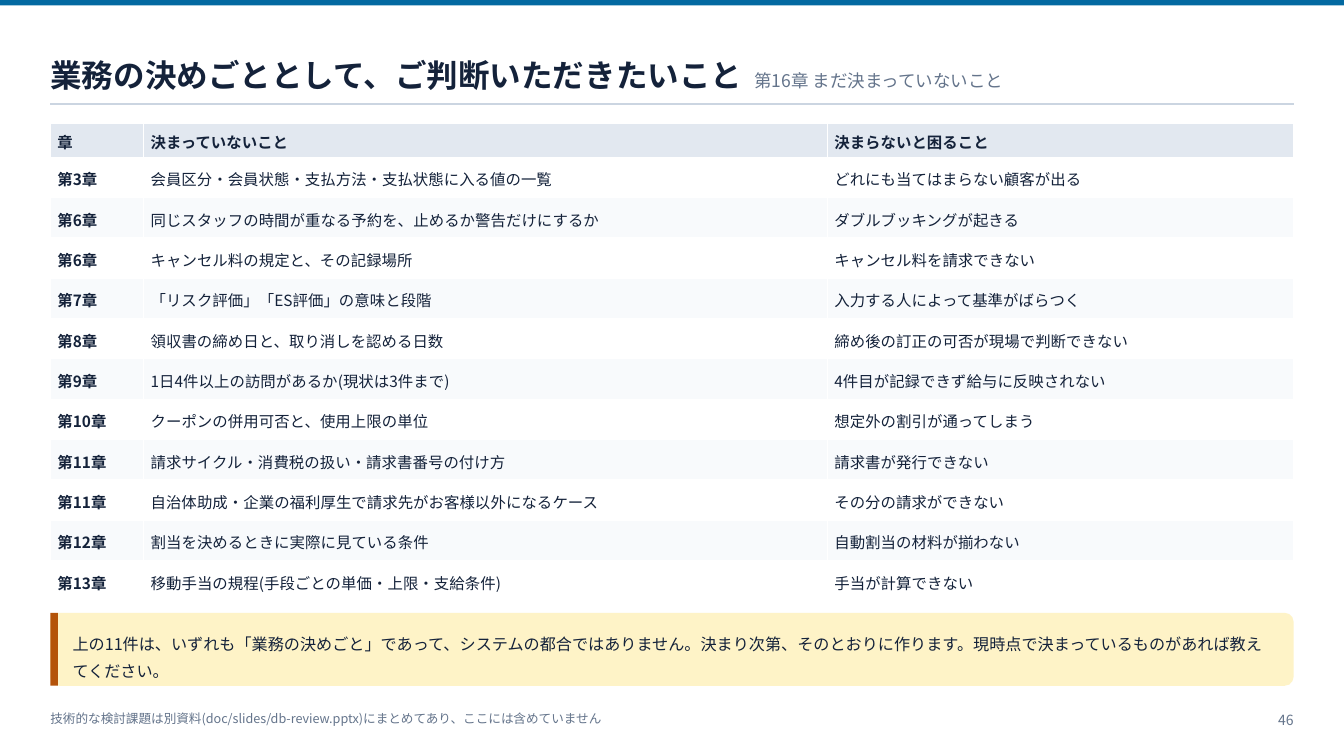
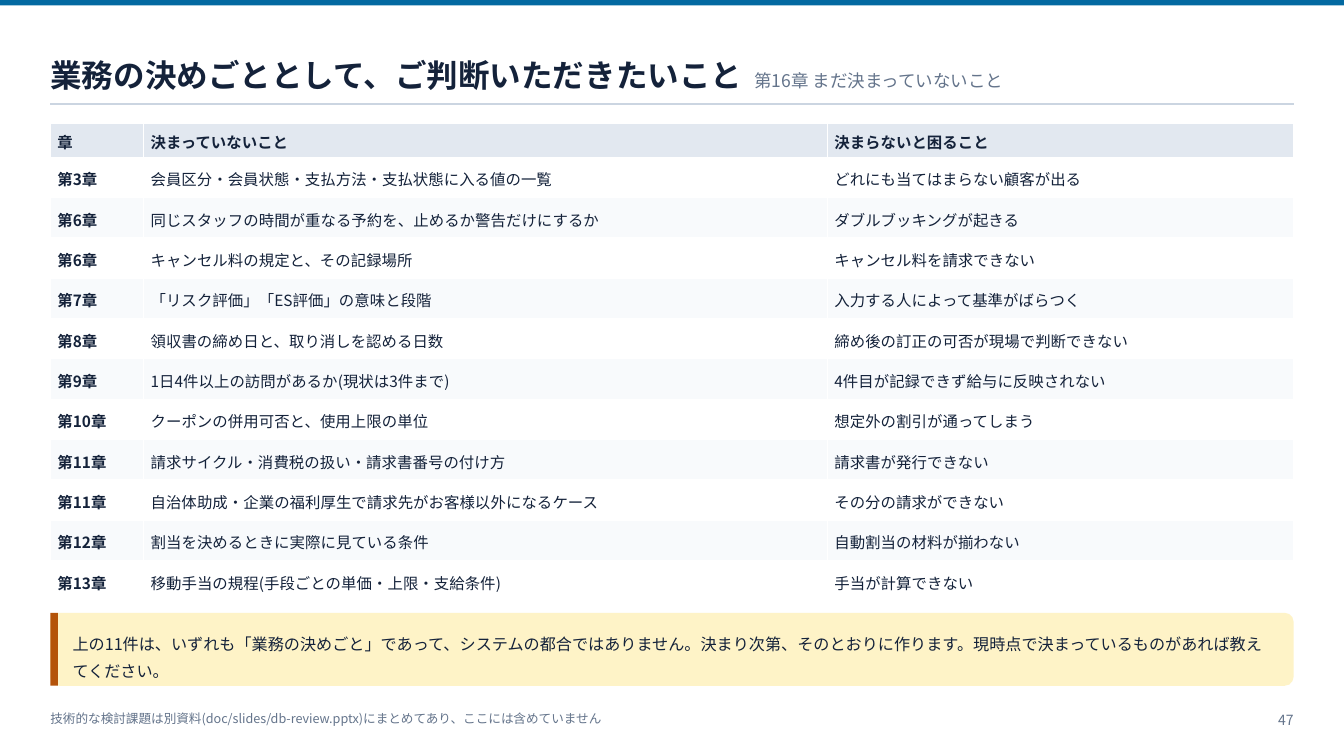
Before and after one commit to ohru131/katahimo-app, a slide deck: slide 47 of doc/slides/db-for-business.pptx (slide 46 before the commit). Drawn at 1344x756 pixels with LibreOffice and Linux fonts; fonts in the diff are those of the drawing. Boxes give left, top, right and bottom in pixels: in the first picture for what was removed or moved away, otherwise in the second. Text is boxed around its words. In the diff, an @@ line names an element or a change of style, - is before the commit and + after.

```diff
--- a/doc/slides/db-for-business.pptx
+++ b/doc/slides/db-for-business.pptx
@@ text at <box>1278,714,1294,725</box>: text changed @@
-46
+47
```
Also in this commit, not shown: 35 other slides changed, 1 slide added, 11 other files.
